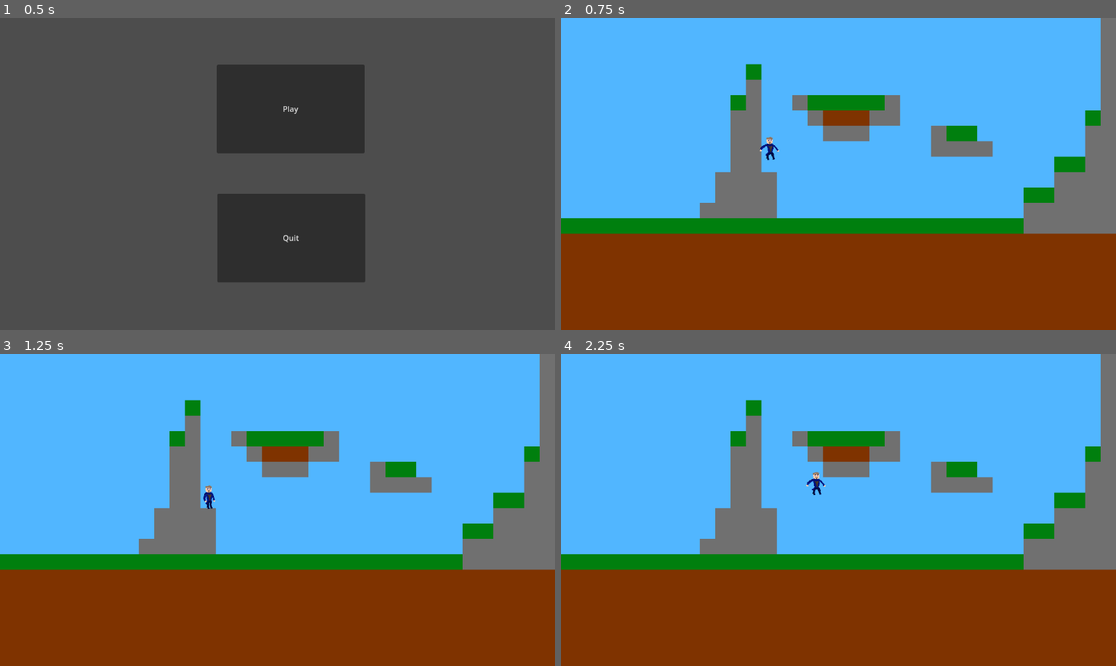
Above: before the commit, frames 1-4 (two rows, left to right).
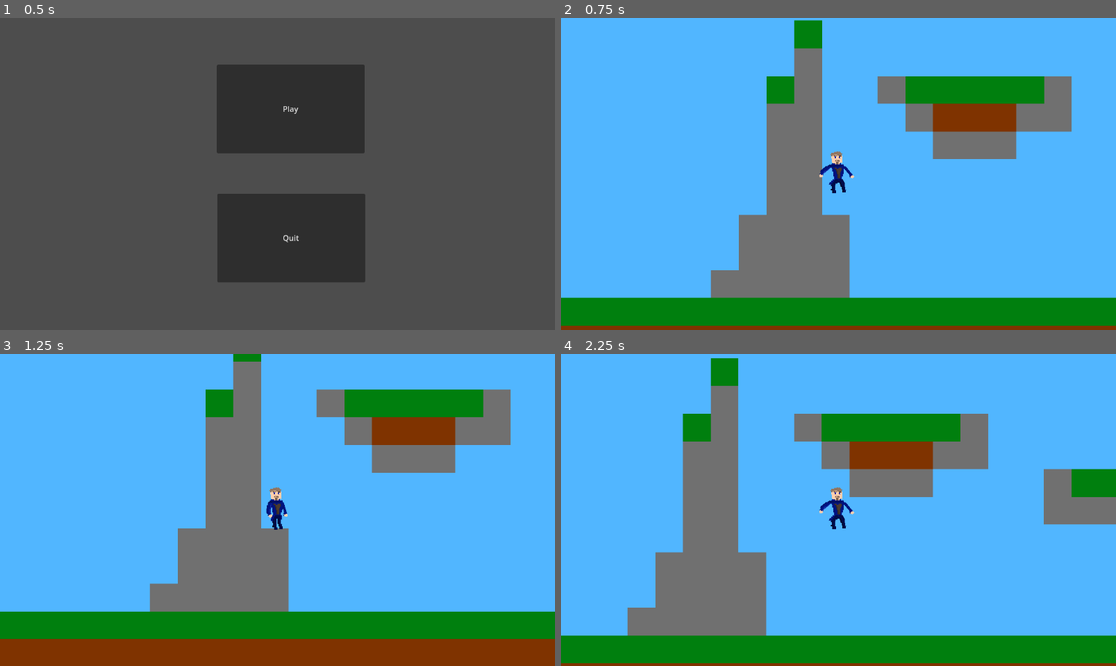
Above: after the commit, the same moments.

Repository: ponito/2DGame
Game: Godot game, scene res://menu.tscn
Same seed, same stepped clock (60 frames per second), same inputs: the game is played once before the commit and once after it.
Inputs:
- Up to frame 1 (0.5 s): no input
- Up to frame 2 (0.75 s): click "Play" at 0.5 s
- Up to frame 3 (1.25 s): no input
- Up to frame 4 (2.25 s): tap Enter (ui_accept) at 1.25, 1.52 s; hold D (Right) from 1.28 s (still down)

Frame 1 is identical in both runs. In frame 2, 56% of the frame differs, in the area x 0-100%, y 0-99%; in frame 3, 50%; in frame 4, 54%.

Commit message:
camera

Diff:
--- a/Player/player.tscn
+++ b/Player/player.tscn
@@ -3049,3 +3049,6 @@
 libraries = {
 "": SubResource("AnimationLibrary_7chyy")
 }
+
+[node name="Camera2D" type="Camera2D" parent="."]
+zoom = Vector2(1.8, 1.8)
